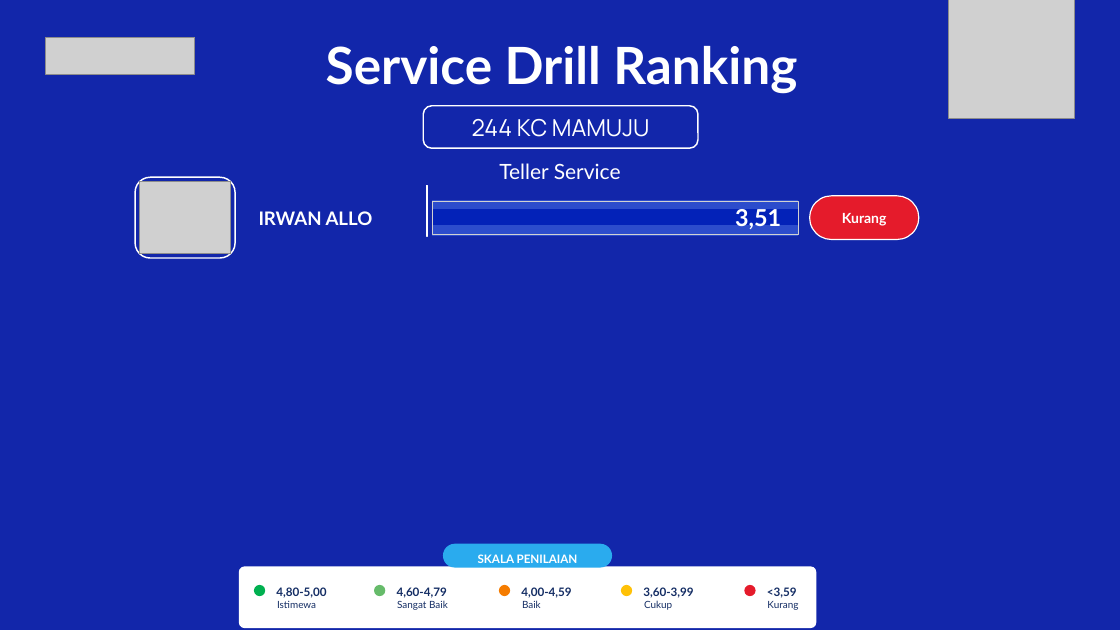
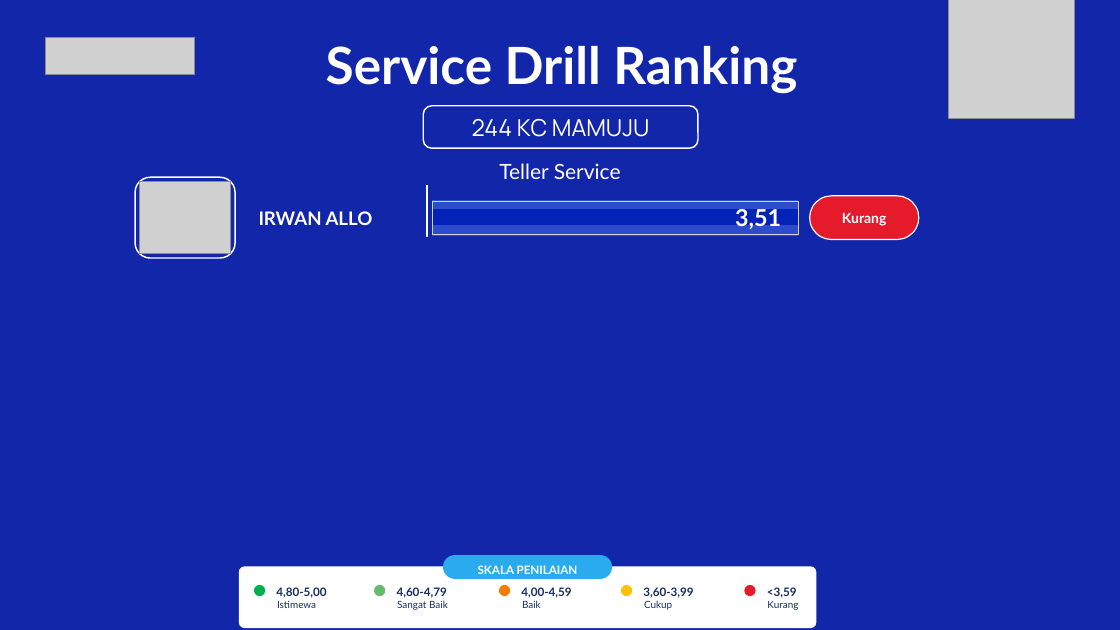
Before and after one commit to hengkiyudijanto/btn-sip, a slide deck: slide 2 of ranking-nyata.pptx. Drawn at 1120x630 pixels with LibreOffice and Linux fonts; fonts in the diff are those of the drawing; grey boxes stand for pictures; background and template pictures are left out. Boxes give left, top, right and bottom in pixels: in the first picture for what was removed or moved away, otherwise in the second. Text is boxed around its words. In the diff, an @@ line names an element or a change of style, - is before the commit and + after.

Commit message:
Ranking PPTX: label SKALA PENILAIAN turun 50% tinggi label
Label sebelumnya menempel tepat di atas panel (bawah label = tepi atas
panel). Sekarang diturunkan 50% dari tinggi label sendiri (0,135 inci),
jadi separuh kotak label menempel menutupi tepi atas panel putih.

Tafsiran '50%' yang dipilih: setengah tinggi LABEL, bukan setengah tinggi
panel (yang akan menimpa baris legenda) dan bukan center tinggi panel.

Label tetap: di-center mendatar terhadap panel, berlatar #2AABEE,
teks putih 10 pt. Label digambar setelah panel sehingga tidak tertutup.

SEBELUM: label y 6,480 .. 6,750
SESUDAH: label y 6,615 .. 6,885  (panel mulai di 6,750)

127 unit test lulus.

```diff
--- a/ranking-nyata.pptx
+++ b/ranking-nyata.pptx
@@ text "SKALA PENILAIAN": place and size @@
-text "SKALA PENILAIAN" at [478,554,578,563]
+text "SKALA PENILAIAN" at [478,565,578,574]
@@ rounded rectangle: place and size @@
-rounded rectangle at [444,544,612,567]
+rounded rectangle at [444,556,612,579]
```
Also in this commit, not shown: 1 other slide changed, 4 other files.
